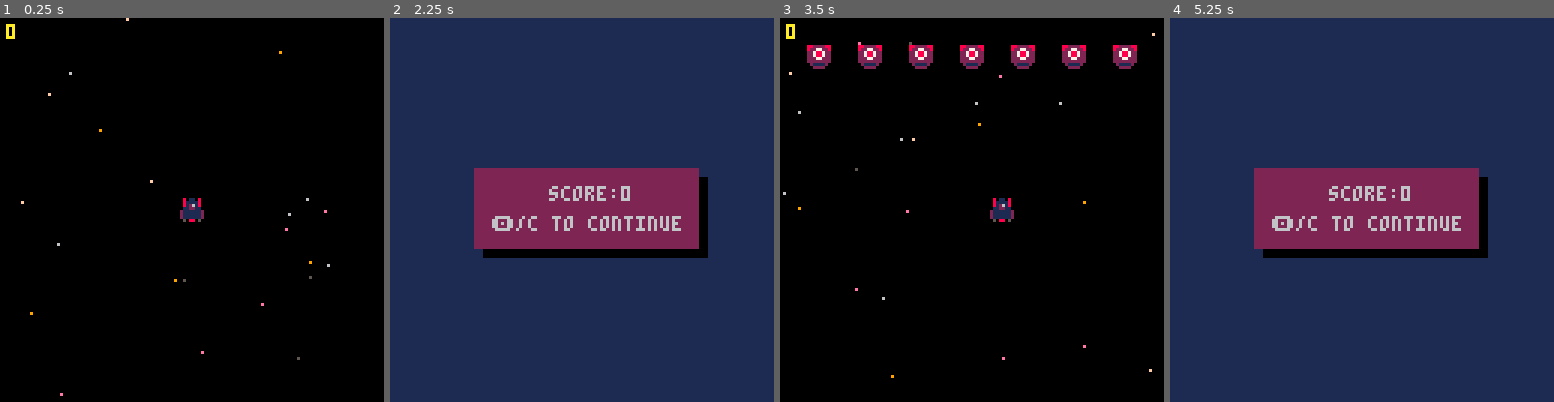
Above: before the commit, frames 1-4 (left to right).
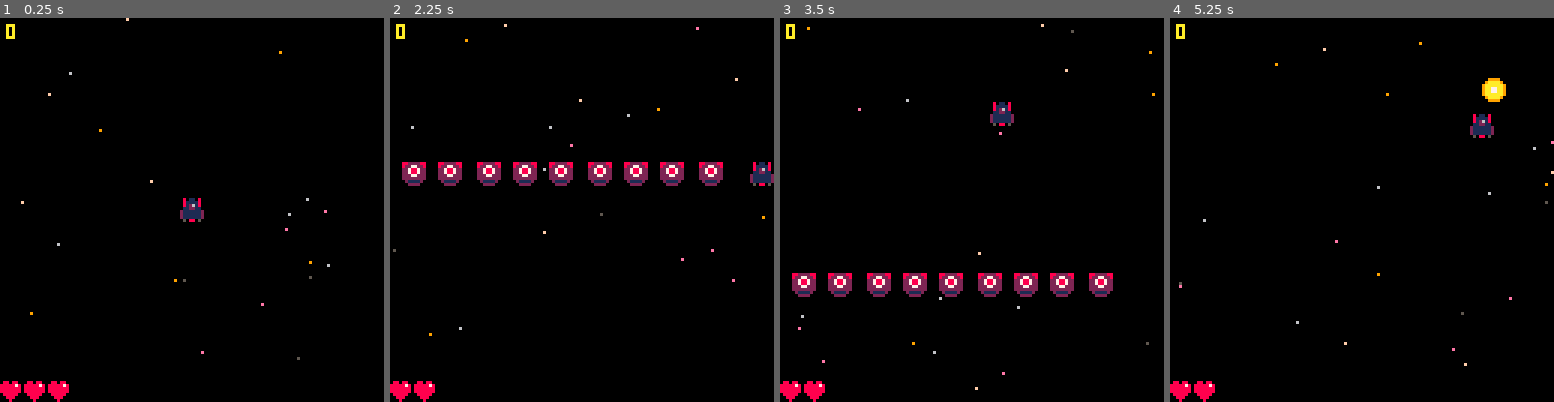
Above: after the commit, the same moments.

Repository: dotmobo/shoot-the-moon
Game: PICO-8 cartridge shooter.p8
The game is run twice, just before and just after one commit, with the same random seed, the same clock (stepped at 60 frames per second) and the same inputs.
Inputs:
- Up to frame 1 (0.25 s): no input
- Up to frame 2 (2.25 s): tap X (X key) at 0.33, 1.07, 1.85 s; tap O (Z key) at 0.7, 1.7, 2.1 s; hold Right 1.6-2.1 s; hold Up from 2.15 s (still down)
- Up to frame 3 (3.5 s): release Up at 2.42 s; hold Right 2.47-3.03 s; tap O (Z key) at 2.5, 2.9, 3.3 s; tap X (X key) at 2.97 s; hold Left from 3.08 s (still down)
- Up to frame 4 (5.25 s): release Left at 3.58 s; hold Down 3.63-3.97 s; tap O (Z key) every 0.4 s from 3.7 to 4.9 s; hold Right 4.02-4.68 s; tap X (X key) at 4.08, 5.2 s; hold Up 4.73-5.03 s; hold Left from 5.08 s (still down)

The runs differ from the first frame. In frame 1, 0.6% of the frame differs, in the area x 0-18%, y 94-100%; in frame 2, 97%; in frame 3, 6.9%; in frame 4, 98%, in the area x 0-100%, y 0-100%.

Commit message:
biggest boss, add life to player

Diff:
--- a/shooter.p8
+++ b/shooter.p8
@@ -5,7 +5,7 @@
 --mobo
 
 function _init()
-	p={x=60,y=60,speed=2}
+	p={x=60,y=60,speed=2,life=3}
 	bullets={}
 	enemies={}
 	boss={}
@@ -20,7 +20,7 @@
 	update_stars()
 	update_bullets()
 	if #enemies==0 then
-		if score<10000 then
+		if score<5000 then
 			spawn_enemies(2+ceil(rnd(8)))
 		elseif #boss==0 then
 			spawn_boss(1)
@@ -47,13 +47,14 @@
 	for e in all(enemies) do
 		spr(3,e.x,e.y)
 	end
-	-- boss
-	for bo in all(boss) do
-		spr(4,bo.x,bo.y)
-	end
+	draw_boss()
 	draw_explosions()
 	--score
 	print(score,2,2,10)
+	for i=0,p.life-1 do
+		spr(0,i*8,128-8)
+	end
+
 end
 
 function _update60()
@@ -86,6 +87,7 @@
 	end
 end
 -->8
+-- stars
 function create_stars()
 	stars={}
 	for i=1,8 do
@@ -120,20 +122,34 @@
 -->8
 --player
 function update_player()
+	-- controls
 	if (btn(➡️)) p.x+=p.speed
 	if (btn(⬅️)) p.x-=p.speed
 	if (btn(⬆️)) p.y-=p.speed
 	if (btn(⬇️)) p.y+=p.speed
 	if (btnp(❎)) shoot()
+	-- map size
 	if(p.x<0) p.x=0
 	if(p.x>128-8) p.x=128-8
 	if(p.y<0) p.y=0
 	if(p.y>128-8) p.y=128-8
-
+	--enemies
 	for e in all(enemies) do
 		if collide(e,p) then
-			state=1
-		end
+			sfx(2)
+			del(enemies,e)
+			p.life-=1
+		end
+	end
+	-- boss
+	for bo in all(boss) do
+		if collide_boss(bo,p) then
+			sfx(2)
+			p.life=0
+		end
+	end
+	if p.life<=0 then
+		state=1
 	end
 end
 -->8
@@ -173,11 +189,19 @@
 	end
 end
 -->8
+-- tools
 function collide(a,b)
 	return not (a.x>b.x+8
 		or a.y>b.y+8
-		or a.x+8 <b.x
+		or a.x+8<b.x
 		or a.y+8<b.y)
+end
+
+function collide_boss(a,b)
+	return not (a.x>b.x+8
+		or a.y>b.y+8
+		or a.x+8*4<b.x
+		or a.y+8*4<b.y)
 end
 -->8
 --explosions
@@ -203,6 +227,7 @@
 	end
 end
 -->8
+-- game over
 function update_gameover()
 	if (btn(🅾️)) _init()
 end
@@ -217,13 +242,12 @@
 -->8
 --boss
 function spawn_boss(n)
-	gap=(128-8*n)/(n+1)
 	for i=1,n do
 		new_boss={
-			x=gap*i+8*(i-1),
+			x=rnd(128-24),
 			y=-20,
-			life=20,
-			speed=0.8
+			life=50,
+			speed=1
 		}
 		add(boss, new_boss)
 		end
@@ -234,10 +258,11 @@
 		bo.y+=bo.speed
 		if bo.y>128 then
 			bo.y=-8
+			bo.x=rnd(128-24)
 		end
 		--collide
 		for b in all(bullets) do
-			if collide(bo,b) then
+			if collide_boss(bo,b) then
 				create_explosion(b.x+4,b.y+2)
 				del(bullets,b)
 				bo.life-=1
@@ -252,145 +277,190 @@
 	end
 end
 
-…(142 lines of a section not shown)…
+function draw_boss()
+	for bo in all(boss) do
+		spr(4,bo.x,bo.y)
+		spr(5,bo.x+8,bo.y)
+		spr(6,bo.x+16,bo.y)
+		spr(7,bo.x+24,bo.y)
+		spr(20,bo.x,bo.y+8)
+		spr(21,bo.x+8,bo.y+8)
+		spr(22,bo.x+16,bo.y+8)
+		spr(23,bo.x+24,bo.y+8)
+		spr(36,bo.x,bo.y+16)
+		spr(37,bo.x+8,bo.y+16)
+		spr(38,bo.x+16,bo.y+16)
+		spr(39,bo.x+24,bo.y+16)
+		spr(52,bo.x,bo.y+24)
+		spr(53,bo.x+8,bo.y+24)
+		spr(54,bo.x+16,bo.y+24)
+		spr(55,bo.x+24,bo.y+24)
+	end
+end
+…(167 lines of a section not shown)…
Not shown, changed: 56 lines of the sprite sheet (__gfx__) section of shooter.p8
